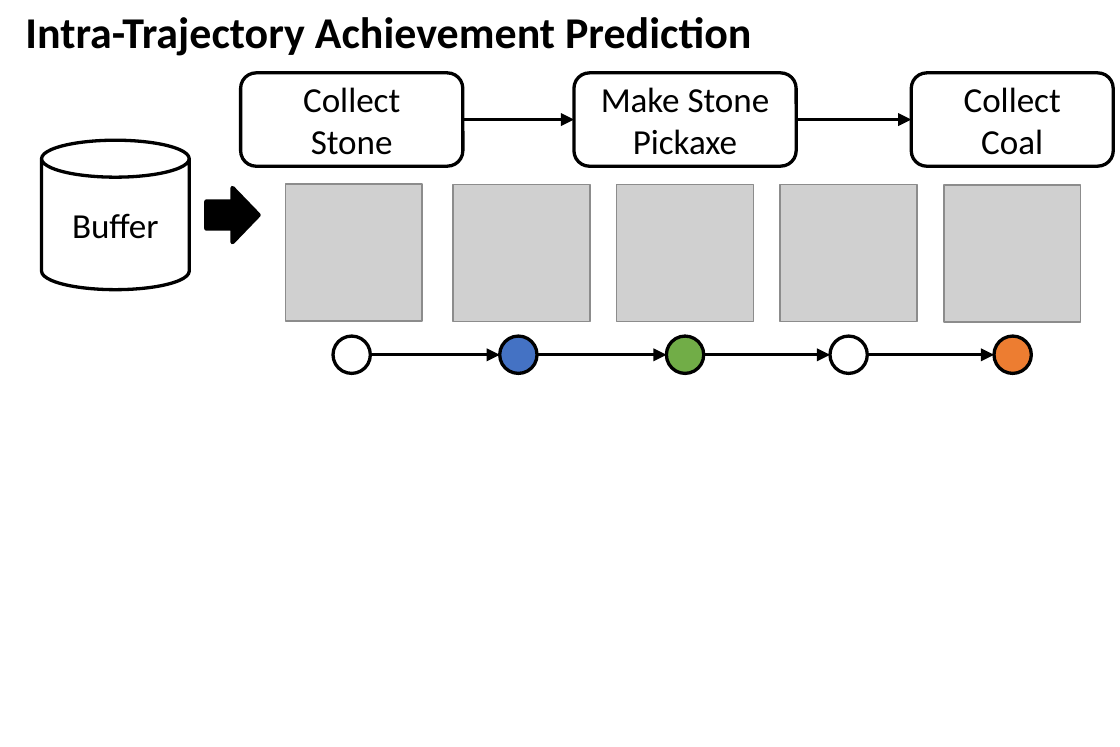
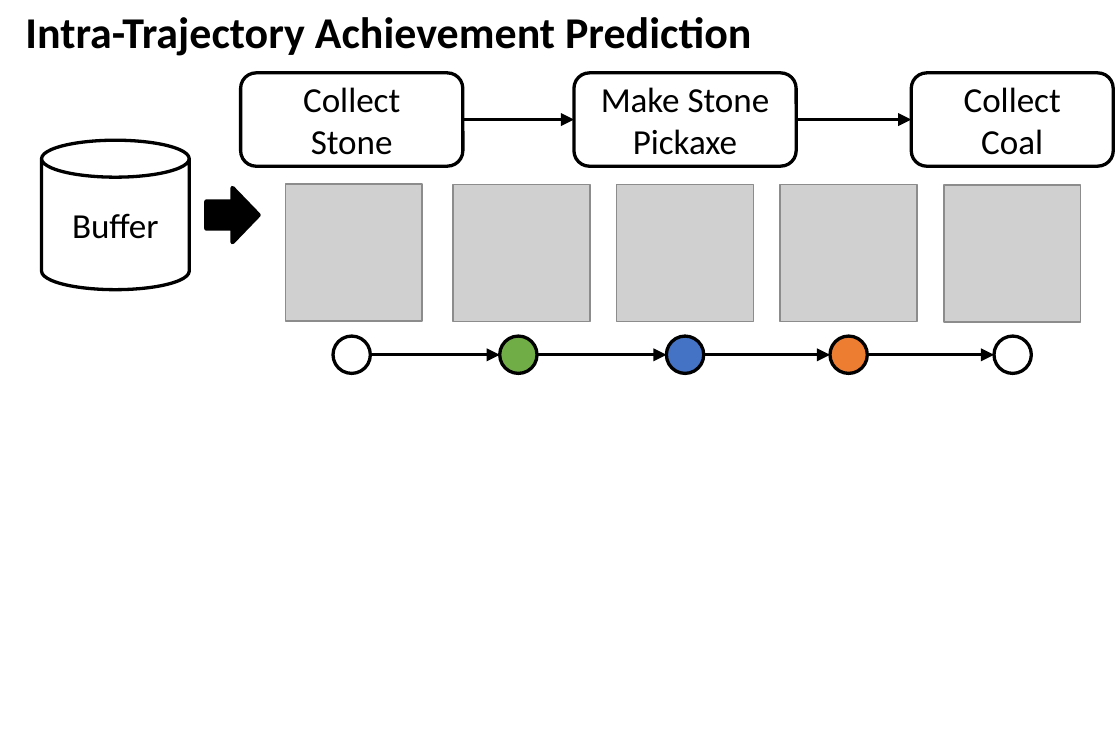
Before and after one commit to symoon11/symoon11.github.io, a slide deck: slide 2 of images/moon23neurips.pptx. Drawn at 1120x747 pixels with LibreOffice and Linux fonts; fonts in the diff are those of the drawing; grey boxes stand for pictures. Boxes give left, top, right and bottom in pixels: in the first picture for what was removed or moved away, otherwise in the second. Text is boxed around its words. In the diff, an @@ line names an element or a change of style, - is before the commit and + after.

```diff
--- a/images/moon23neurips.pptx
+++ b/images/moon23neurips.pptx
@@ ellipse at [499, 336, 537, 374]: fill #4472C4 to #71AD47 @@
@@ ellipse at [667, 336, 705, 374]: fill #71AD47 to #4472C4 @@
@@ ellipse at [829, 336, 867, 374]: fill none to #ED7D31 @@
@@ ellipse at [994, 336, 1032, 374]: fill #ED7D31 to none @@
```
Also in this commit, not shown: 5 other slides changed, 15 other files.
